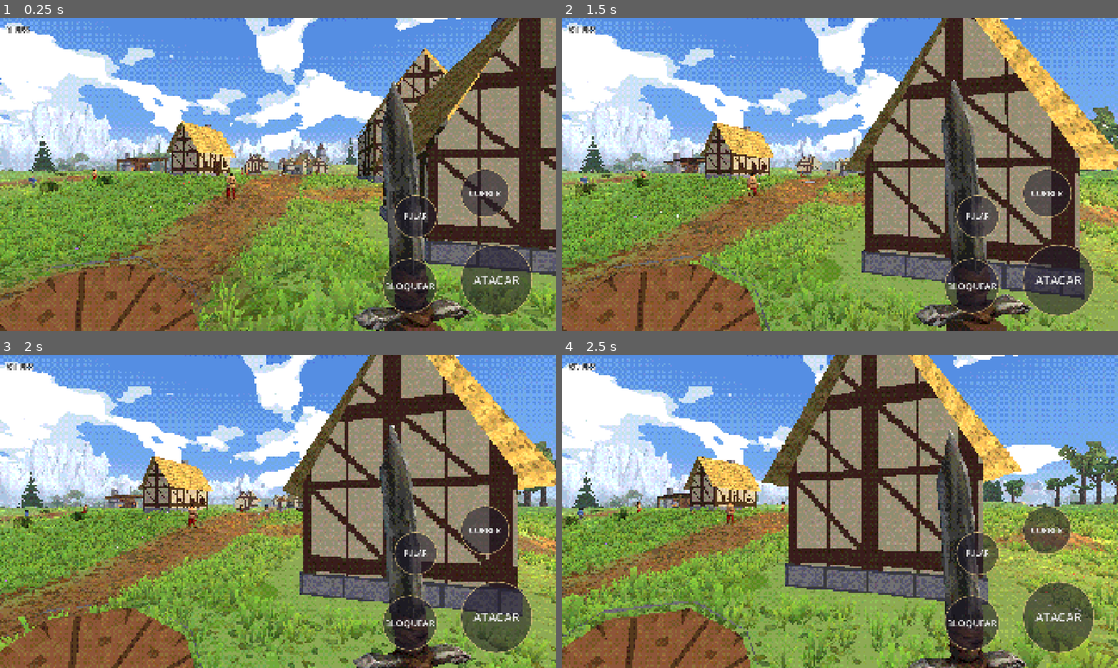
Above: before the commit, frames 1-4 (two rows, left to right).
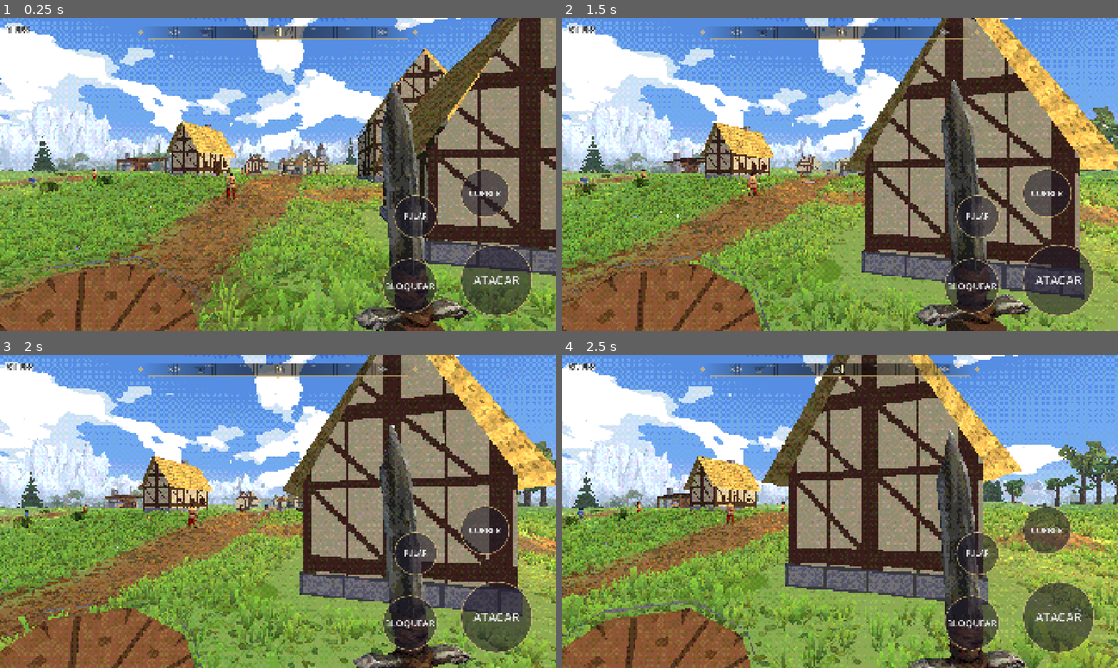
Above: after the commit, the same moments.

Repository: rhfazeredo-ops/Dallarian
Game: Godot game, scene res://cenas/mundo.tscn
Two runs of this game, one before a commit and one after it. Both use one fixed random seed, a clock stepped at 60 frames per second and the inputs below. Sound files missing from this copy of the repository are replaced by a short silence.
Inputs (mouse positions are in pixels of both pictures, inside the frame that each line leads up to):
- Up to frame 1 (0.25 s): no input
- Up to frame 2 (1.5 s): tap Enter at 0.5 s; move the mouse to (962, 158) at 0.52 s; hold Right (ui_right) 0.53-1.25 s; hold Shift 0.53-1.25 s; click (962, 158) at 0.67 s; tap Space at 0.77 s; drag from (728, 190) to (812, 237) at 1.27 s
- Up to frame 3 (2 s): no input
- Up to frame 4 (2.5 s): move the mouse to (895, 442) at 2.02 s; hold Right (ui_right) from 2.03 s (still down); hold Shift from 2.03 s (still down); click (895, 442) at 2.17 s

The runs differ from the first frame. In frame 1, 1.9% of the frame differs, in the area x 24-76%, y 2-8%; in frame 2, 1.8%; in frame 3, 1.8%; in frame 4, 1.8%.

Commit message:
Bússola no topo com locais e descobertas
- Faixa que gira com a câmera: N/NE/L/SE/S/SO/O/NO, marquinhas e graus a cada 15°, marcador no centro.
- 10 locais com ícones próprios (vila, ferraria, mosteiro, porto, píer, ruínas, serraria, bandidos, caverna,
  desfiladeiro): apagados antes de descobrir (até 140 m), acesos depois (até 400 m).
- Ao chegar num local pela primeira vez: "LOCAL DESCOBERTO" + nome no meio da tela.

Co-Authored-By: Claude Opus 5.5 <noreply@anthropic.com>
Claude-Session: https://claude.ai/code/session_01WFSuYSG1mTsBiEAWeNGYj8

Diff:
--- /dev/null
+++ b/godot/scripts/bussola.gd
@@ -0,0 +1,130 @@
+# Bússola no topo da tela (estilo RPG de mundo aberto): uma faixa que gira com a câmera mostrando
+# N, NE, L, SE, S, SO, O, NO, marquinhas a cada 15° e os graus. Os locais importantes aparecem como ícones:
+#  - ainda não descoberto: ícone apagado (só contorno), quando está a até 140 m;
+#  - descoberto (chegou a menos do raio do local): ícone aceso até 400 m, e aparece "LOCAL DESCOBERTO".
+extends Control
+class_name Bussola
+
+const LARG := 960.0
+const ALT := 46.0
+const CAMPO := 120.0            # graus visíveis na faixa
+var m
+var locais := []                # [nome, posição Vector2, tipo, raio de descoberta, descoberto?]
+var aviso: Label
+var aviso_nome: Label
+var fonte: Font
+
+func montar(mundo, lista: Array) -> void:
+	m = mundo
+	for l in lista: locais.append([l[0], l[1], l[2], l[3], false])
+	set_anchors_and_offsets_preset(Control.PRESET_FULL_RECT); mouse_filter = Control.MOUSE_FILTER_IGNORE
+	fonte = ThemeDB.fallback_font
+	aviso = _rotulo(34, Color(0.95, 0.88, 0.7), 150.0); aviso.text = "LOCAL DESCOBERTO"
+	aviso_nome = _rotulo(52, Color(1, 1, 1), 192.0)
+
+func _rotulo(tam: int, cor: Color, y: float) -> Label:
+	var l := Label.new(); l.add_theme_font_size_override("font_size", tam); l.add_theme_color_override("font_color", cor)
+	l.add_theme_constant_override("outline_size", 10); l.add_theme_color_override("font_outline_color", Color(0, 0, 0, 0.85))
+	l.horizontal_alignment = HORIZONTAL_ALIGNMENT_CENTER
+	l.anchor_left = 0.5; l.anchor_right = 0.5; l.offset_left = -700; l.offset_right = 700; l.offset_top = y; l.offset_bottom = y + 70
+	l.modulate.a = 0.0; add_child(l); return l
+
+func _rumo() -> float:            # para onde a câmera olha, em graus (N = 0, L = 90)
+	return fposmod(-rad_to_deg(m.jogador.rotation.y), 360.0)
+
+func _process(_d: float) -> void:
+	if m == null or m.jogador == null: return
+	var p := Vector2(m.jogador.global_position.x, m.jogador.global_position.z)
+	for l in locais:
+		if not l[4] and p.distance_to(l[1]) < l[3]:
+			l[4] = true; _anunciar(l[0])
+	queue_redraw()
+
+func _anunciar(nome: String) -> void:
+	aviso_nome.text = nome
+	for lb in [aviso, aviso_nome]:
+		lb.modulate.a = 0.0
+		var tw: Tween = lb.create_tween(); tw.tween_property(lb, "modulate:a", 1.0, 0.6); tw.tween_interval(2.6); tw.tween_property(lb, "modulate:a", 0.0, 1.0)
+
+func _draw() -> void:
+	if m == null or m.jogador == null: return
+	var cx := get_viewport_rect().size.x * 0.5; var y0 := 26.0
+	var x0 := cx - LARG * 0.5
+	# faixa: fundo escuro que some nas pontas, linha dourada fina embaixo e pontas decoradas
+	var passos := 80
+	for i in passos:
+		var u0 := float(i) / passos; var u1 := float(i + 1) / passos
+		var a := 0.55 * (1.0 - pow(abs((u0 + u1) - 1.0), 2.0))
+		draw_rect(Rect2(x0 + LARG * u0, y0, LARG / passos + 1, ALT), Color(0.05, 0.04, 0.04, a))
+	draw_line(Vector2(x0 + 30, y0 + ALT), Vector2(x0 + LARG - 30, y0 + ALT), Color(0.85, 0.72, 0.45, 0.7), 2.0)
+	for lado in [-1.0, 1.0]:
+		var px: float = cx + lado * (LARG * 0.5 - 6)
+		draw_colored_polygon(PackedVector2Array([Vector2(px, y0 + ALT * 0.5 - 10), Vector2(px + 8 * lado, y0 + ALT * 0.5), Vector2(px, y0 + ALT * 0.5 + 10), Vector2(px - 8 * lado, y0 + ALT * 0.5)]), Color(0.85, 0.72, 0.45, 0.8))
+	var rumo := _rumo()
+	var px_por_grau := LARG / CAMPO
+	var letras := {0: "N", 45: "NE", 90: "L", 135: "SE", 180: "S", 225: "SO", 270: "O", 315: "NO"}
+	for g in range(0, 360, 15):
+		var rel := wrapf(g - rumo, -180.0, 180.0)
+		if abs(rel) > CAMPO * 0.5 - 4: continue
+		var x := cx + rel * px_por_grau
+		var fade := 1.0 - pow(abs(rel) / (CAMPO * 0.5), 3.0)
+		if letras.has(g):
+			var t: String = letras[g]; var tam := 34 if t.length() == 1 else 26
+			var cor := Color(1, 0.9, 0.7, fade) if g == 0 else Color(1, 1, 1, fade)
+			var w := fonte.get_string_size(t, HORIZONTAL_ALIGNMENT_LEFT, -1, tam).x
+			draw_string_outline(fonte, Vector2(x - w * 0.5, y0 + ALT * 0.5 + tam * 0.36), t, HORIZONTAL_ALIGNMENT_LEFT, -1, tam, 6, Color(0, 0, 0, fade * 0.8))
+			draw_string(fonte, Vector2(x - w * 0.5, y0 + ALT * 0.5 + tam * 0.36), t, HORIZONTAL_ALIGNMENT_LEFT, -1, tam, cor)
+		else:
+			draw_line(Vector2(x, y0 + ALT - 12), Vector2(x, y0 + ALT - 3), Color(1, 1, 1, fade * 0.7), 2.0)
+			var num := str(g); var w2 := fonte.get_string_size(num, HORIZONTAL_ALIGNMENT_LEFT, -1, 15).x
+			draw_string(fonte, Vector2(x - w2 * 0.5, y0 + 17), num, HORIZONTAL_ALIGNMENT_LEFT, -1, 15, Color(0.85, 0.82, 0.75, fade * 0.65))
+	# locais
+	var p := Vector2(m.jogador.global_position.x, m.jogador.global_position.z)
+	for l in locais:
+		var d: Vector2 = l[1] - p; var dist := d.length()
+		var conhecido: bool = l[4]
+		if dist < 6.0 or dist > (400.0 if conhecido else 140.0): continue
+		var rel := wrapf(rad_to_deg(atan2(d.x, -d.y)) - rumo, -180.0, 180.0)
+		if abs(rel) > CAMPO * 0.5 - 4: continue
+		var x := cx + rel * px_por_grau
+		var fade := 1.0 - pow(abs(rel) / (CAMPO * 0.5), 3.0)
+		_icone(l[2], Vector2(x, y0 + ALT * 0.5 + 2), conhecido, fade)
+	# marcador do centro (para onde está olhando)
+	draw_colored_polygon(PackedVector2Array([Vector2(cx - 7, y0 + ALT + 10), Vector2(cx + 7, y0 + ALT + 10), Vector2(cx, y0 + ALT + 2)]), Color(0.95, 0.82, 0.5, 0.9))
+
+# ícones simples desenhados em linhas (conhecido: cheio e claro; desconhecido: só contorno, apagado)
+func _icone(tipo: String, c: Vector2, aceso: bool, fade: float) -> void:
+	var cor := Color(1, 0.97, 0.88, fade) if aceso else Color(0.75, 0.75, 0.75, fade * 0.55)
+	var sombra := Color(0, 0, 0, fade * (0.75 if aceso else 0.4))
+	var formas := _formas(tipo, c)
+	for f in formas:                                     # contorno escuro por baixo
+		draw_polyline(f, sombra, 5.0, true)
+	for f in formas:
+		if aceso and f.size() > 3 and f[0] == f[f.size() - 1]: draw_colored_polygon(f, Color(cor.r, cor.g, cor.b, fade * 0.35))
+		draw_polyline(f, cor, 2.2, true)
+
+func _formas(tipo: String, c: Vector2) -> Array:
+	var P := func(pts: Array) -> PackedVector2Array:
+		var r := PackedVector2Array()
+		for q in pts: r.append(c + q)
+		return r
+	match tipo:
+		"vila":       # casinha com telhado
+			return [P.call([Vector2(-10, 10), Vector2(-10, -1), Vector2(0, -11), Vector2(10, -1), Vector2(10, 10), Vector2(-10, 10)]), P.call([Vector2(-3, 10), Vector2(-3, 3), Vector2(3, 3), Vector2(3, 10)])]
+		"ferraria":   # bigorna
+			return [P.call([Vector2(-12, -5), Vector2(10, -5), Vector2(6, 0), Vector2(3, 0), Vector2(3, 5), Vector2(8, 10), Vector2(-8, 10), Vector2(-3, 5), Vector2(-3, 0), Vector2(-8, 0), Vector2(-12, -5)])]
+		"mosteiro":   # torre com cruz
+			return [P.call([Vector2(-6, 11), Vector2(-6, -3), Vector2(0, -8), Vector2(6, -3), Vector2(6, 11), Vector2(-6, 11)]), P.call([Vector2(0, -8), Vector2(0, -15)]), P.call([Vector2(-3, -12), Vector2(3, -12)])]
+		"porto", "pier":   # barco com vela
+			return [P.call([Vector2(-11, 4), Vector2(11, 4), Vector2(7, 10), Vector2(-7, 10), Vector2(-11, 4)]), P.call([Vector2(0, 4), Vector2(0, -12), Vector2(8, 1), Vector2(0, 1)])]
+		"ruinas":     # torre quebrada
+			return [P.call([Vector2(-8, 11), Vector2(-8, -8), Vector2(-4, -5), Vector2(-1, -11), Vector2(3, -4), Vector2(8, -7), Vector2(8, 11), Vector2(-8, 11)])]
+		"serraria":   # tora com machado
+			return [P.call([Vector2(-11, 3), Vector2(9, 3), Vector2(9, 10), Vector2(-11, 10), Vector2(-11, 3)]), P.call([Vector2(-2, 3), Vector2(4, -11)]), P.call([Vector2(2, -9), Vector2(8, -12), Vector2(8, -6), Vector2(3, -6)])]
+		"bandidos":   # tenda
+			return [P.call([Vector2(-11, 10), Vector2(0, -11), Vector2(11, 10), Vector2(-11, 10)]), P.call([Vector2(0, -11), Vector2(0, 10)]), P.call([Vector2(-4, 10), Vector2(0, 2), Vector2(4, 10)])]
+		"caverna":    # arco de pedra
+			return [P.call([Vector2(-12, 10), Vector2(-9, -3), Vector2(-3, -9), Vector2(3, -9), Vector2(9, -3), Vector2(12, 10), Vector2(-12, 10)]), P.call([Vector2(-5, 10), Vector2(-4, 1), Vector2(0, -3), Vector2(4, 1), Vector2(5, 10)])]
+		"passagem":   # montanhas
+			return [P.call([Vector2(-13, 10), Vector2(-5, -6), Vector2(0, 2), Vector2(5, -10), Vector2(13, 10), Vector2(-13, 10)])]
+	return [P.call([Vector2(-6, 0), Vector2(0, -6), Vector2(6, 0), Vector2(0, 6), Vector2(-6, 0)])]
--- a/godot/scripts/mundo.gd
+++ b/godot/scripts/mundo.gd
@@ -21,6 +21,9 @@
 var casas := [] # [pos, ang, w, d]
 var lugares := []                    # [centro Vector2, raio] — as árvores não nascem aqui
 var moinhos := []
+var porto_pos := Vector2.ZERO
+var caverna_pos := Vector2.ZERO
+var pier_pos := Vector2.ZERO
 var _depois: Array[Callable] = []    # peças montadas depois do terreno (precisam da altura exata da malha)
 var args := {}
 var _mats := {}
@@ -49,6 +52,20 @@
 	controles = Controles.new(); var cl := CanvasLayer.new(); add_child(cl); cl.add_child(controles)
 	jogador.controles = controles
 	var inter := Interacao.new(); cl.add_child(inter); inter.montar(self)
+	# bússola com os locais importantes: [nome, posição, ícone, raio para descobrir]
+	var bus := Bussola.new(); cl.add_child(bus)
+	bus.montar(self, [
+		["Vila do Vale", Vector2(0, 0), "vila", 45.0],
+		["Ferraria do Bram", ferraria_pos, "ferraria", 12.0],
+		["Mosteiro da Ilha", Vector2(Regiao.ILHA.x, Regiao.ILHA.y), "mosteiro", 30.0],
+		["Porto dos Pescadores", porto_pos, "porto", 30.0],
+		["Píer do Rio", pier_pos, "pier", 14.0],
+		["Torre em Ruínas", Vector2(220, -260), "ruinas", 25.0],
+		["Serraria", Vector2(286, -170), "serraria", 22.0],
+		["Acampamento de Bandidos", Vector2(-330, 300), "bandidos", 25.0],
+		["Caverna do Oeste", caverna_pos, "caverna", 18.0],
+		["Desfiladeiro do Norte", Vector2(0, -468), "passagem", 40.0],
+	])
 	_musica()
 	if args.has("estrada"): _checar_estrada(); get_tree().quit(); return
 	if args.has("checar"): _checar_chao()
@@ -337,7 +354,7 @@
 	var bp := ini + dir * (comp - 1.0) + Vector2(0, 2.4)
 	st = _st(); _caixa(st, Vector3(0, 0.25, 0), Vector3(3.8, 0.55, 1.4)); _caixa(st, Vector3(2.0, 0.32, 0), Vector3(0.6, 0.4, 0.8))
 	_peca(st, mat("madeira", 1.0, Color(0.75, 0.6, 0.5)), Vector3(bp.x, reg.agua(bp.x, bp.y) - 0.05, bp.y), 0.15)
-	lugares.append([meio, comp * 0.5 + 2.0])
+	lugares.append([meio, comp * 0.5 + 2.0]); pier_pos = meio
 
 # ferraria: telheiro aberto de madeira (4 esteios e telhado inclinado de tábuas), fornalha de pedra com
 # chaminé e fogo aceso, bigorna sobre um toco, tina d'água, monte de carvão e um suporte de ferramentas.
@@ -617,7 +634,7 @@
 		_casa(Vector3(p.x, altura(p.x, p.y) - 0.2, p.y), atan2(xc - p.x, z - p.y) + PI, 5.0, 4.4, 2.7)
 	for b in [[xc - 2.0, z + 3.0], [xc - 1.0, z + 3.6], [xc - 3.0, z - 3.0]]:
 		_barril(Vector3(b[0], altura(b[0], b[1]), b[1]))
-	lugares.append([Vector2(xc - 20.0, z), 45.0])
+	lugares.append([Vector2(xc - 20.0, z), 45.0]); porto_pos = Vector2(xc - 10.0, z)
 
 func _mosteiro() -> void:
 	var c := Vector2(Regiao.ILHA.x, Regiao.ILHA.y); var y := reg.aplanar(c + Vector2(2.5, -1.5), Vector2(8.0, 6.0), 0.0, 3.0)
@@ -719,7 +736,7 @@
 	st = _st(); _quad(st, Vector3(0, 0, 2.2), Vector3(0, 0, -2.2), Vector3(0, 4.3, -2.2), Vector3(0, 4.3, 2.2), 1, 1)
 	_peca(st, mat("", 1.0, Color(0.02, 0.02, 0.03)), Vector3(x + 4.6, y - 0.5, z))
 	_colisor_caixa(Vector3(x + 4.0, y - 0.5, z), Vector3(2.0, 6.0, 9.0), 0.0)
-	lugares.append([Vector2(x + 5.0, z), 8.0])
+	lugares.append([Vector2(x + 5.0, z), 8.0]); caverna_pos = Vector2(x + 5.0, z)
 
 func base_vale(z: float) -> float: return reg.base(z)
 
Not shown, added: godot/scripts/bussola.gd.uid
Not shown, changed: docs/GDD.md
